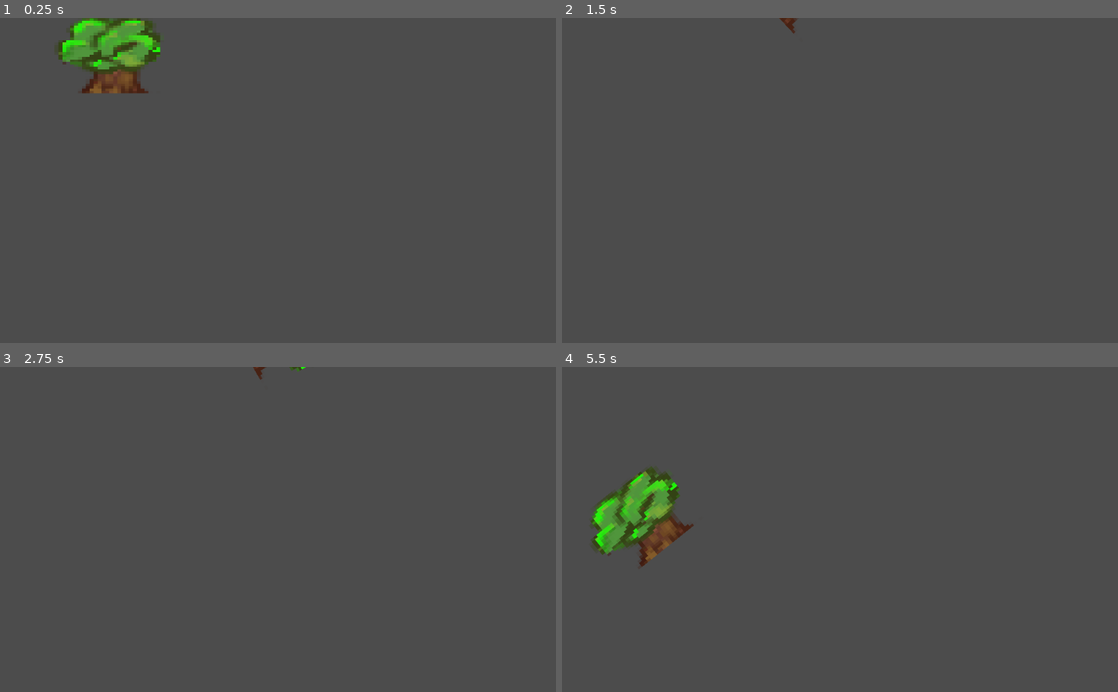
Above: before the commit, frames 1-4 (two rows, left to right).
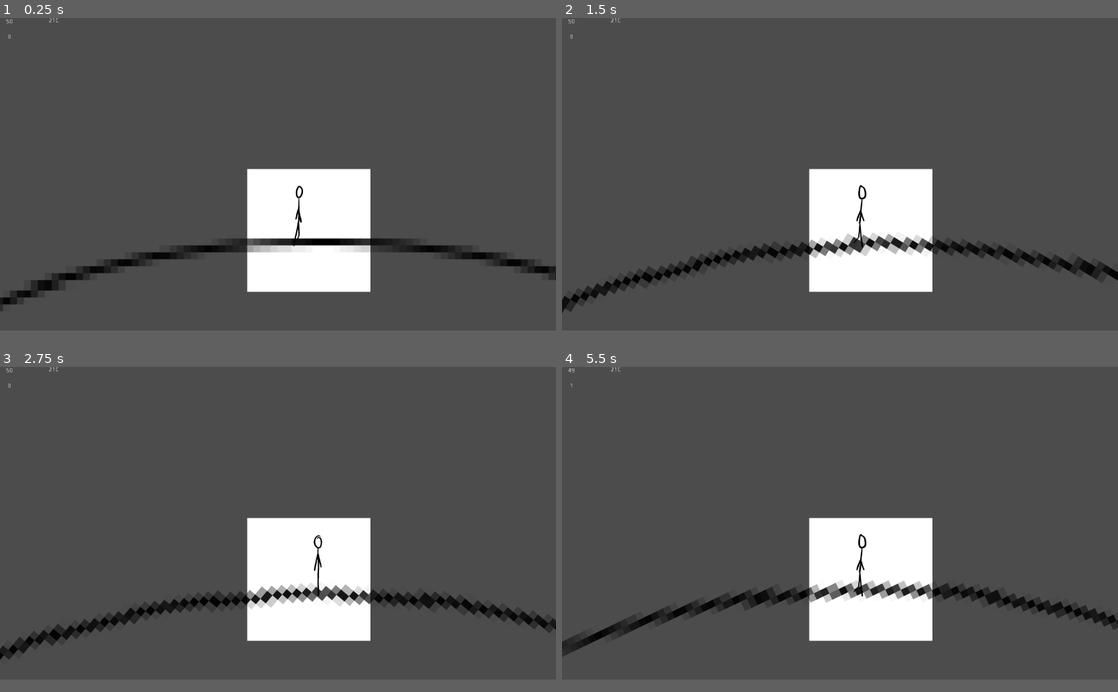
Above: after the commit, the same moments.

Repository: GoksuBay/GGJ
Game: Godot game, scene res://Node2D.tscn
The game is run twice, just before and just after one commit, with the same random seed, the same clock (stepped at 60 frames per second) and the same inputs.
Inputs:
- Up to frame 1 (0.25 s): no input
- Up to frame 2 (1.5 s): tap Enter at 0.5 s; hold Right (ui_right) 0.53-1.28 s; tap Space (ui_select) at 0.6, 0.77, 1.07, 1.35 s; hold Left (ui_left) from 1.28 s (still down)
- Up to frame 3 (2.75 s): tap Space (ui_select) at 1.52, 1.82, 2.1 s; release Left (ui_left) at 2.03 s; hold Right (ui_right) from 2.03 s (still down)
- Up to frame 4 (5.5 s): tap Space (ui_select) at 2.85, 3.02, 3.32, 3.6, 3.77, 4.07, 4.35, 4.52, 4.82, 5.1 s; release Right (ui_right) at 3.53 s; hold Left (ui_left) from 3.53 s (still down)
In our replay, the window is 800x468 before the commit and 800x450 after it. These sizes can differ from the game's own. Grey fills any space a smaller window leaves; there, only what the larger window draws over its background counts as a difference.

The runs differ from the first frame. In frame 1, 14% of the frame differs, in the area x 0-100%, y 0-91%; in frame 2, 11%; in frame 3, 11%; in frame 4, 14%.

Commit message:
asdsada

Diff:
--- a/TestGGJ/Earth.gd
+++ b/TestGGJ/Earth.gd
@@ -1,28 +1,31 @@
 extends KinematicBody2D
 
 export (int) var speed = 200
-export (float) var rotation_speed = 1.5
+export (float) var rotation_speed = 1
 
 var velocity = Vector2()
 var rotation_dir = 0
 var temperature
 
 func get_input():
-	if get_parent().game_ending(temperature) != true:
+	if get_parent().game_ending() != true:
 		rotation_dir = 0
 		velocity = Vector2()
 		if Input.is_action_pressed('ui_right'):
 			rotation_dir += 1
 		if Input.is_action_pressed('ui_left'):
 			rotation_dir -= 1
-		if Input.is_action_just_pressed("ui_select"):
+		if (Input.is_action_just_pressed("ui_select") && get_parent().canPlant):
 			get_parent().plant()
 	pass
 
 func _physics_process(delta):
 	get_input()
+	get_parent().timer.start()
 	rotation += rotation_dir * rotation_speed * delta
 	velocity = move_and_slide(velocity)
+	get_parent().canPlant = true
+	print(rotation)
 
 func _ready():
 	temperature = get_parent().temperature
--- /dev/null
+++ b/TestGGJ/Game Over.tscn
@@ -0,0 +1,38 @@
+[gd_scene format=2]
+
+[node name="Game Over" type="Popup"]
+margin_left = 166.941
+margin_top = 42.3573
+margin_right = 489.941
+margin_bottom = 277.357
+
+[node name="Panel" type="Panel" parent="."]
+margin_right = 321.0
+margin_bottom = 236.0
+__meta__ = {
+"_edit_use_anchors_": false
+}
+
+[node name="gover" type="RichTextLabel" parent="Panel"]
+margin_right = 323.0
+margin_bottom = 59.0
+text = "GAME OVER"
+
+[node name="damage" type="RichTextLabel" parent="Panel"]
+margin_left = 2.0
+margin_top = 81.0
+margin_right = 174.0
+margin_bottom = 121.0
+text = "Azaltııilan Hasar Yüzdesi:"
+__meta__ = {
+"_edit_use_anchors_": false
+}
+
+[node name="num" type="RichTextLabel" parent="Panel"]
+margin_left = 162.494
+margin_top = 66.5451
+margin_right = 202.494
+margin_bottom = 106.545
+__meta__ = {
+"_edit_use_anchors_": false
+}
--- a/TestGGJ/KinematicBody2D.gd
+++ b/TestGGJ/KinematicBody2D.gd
@@ -1,26 +1,27 @@
 extends KinematicBody2D
 
 var motion = Vector2()
-
+var earthrot
 
 
 # Called when the node enters the scene tree for the first time.
 func _ready():
+
 	pass # Replace with function body.
 
 
 func _physics_process(delta):
-	if Input.is_action_pressed("ui_right"):
-		motion.x = 100;
-		$AnimatedSprite.flip_h = false
-		$AnimatedSprite.play("k_sag")
-	elif Input.is_action_pressed("ui_left"):
-		motion.x=-100
-		$AnimatedSprite.flip_h = true
-		$AnimatedSprite.play("k_sag")
+	earthrot = get_parent().get_node("Earth").rotation
+	print("earth:" , earthrot)
+	if earthrot < -0.89 && earthrot > -2.78:
+		$AnimatedSprite.play("default")
+		pass
 	else:
-		motion.x=0
-		$AnimatedSprite.play("sabit")
-
-	move_and_slide(motion)
-	pass
+		if Input.is_action_pressed("ui_right"):
+				$AnimatedSprite.flip_h = true
+				$AnimatedSprite.play("kosma")
+		elif Input.is_action_pressed("ui_left"):
+			$AnimatedSprite.flip_h = false
+			$AnimatedSprite.play("kosma")
+		else:
+			$AnimatedSprite.play("default")
--- a/TestGGJ/Node2D.gd
+++ b/TestGGJ/Node2D.gd
@@ -8,6 +8,12 @@
 var s = 0
 var m = 0
 var division = numofPeople
+var canPlant = true
+var timer = null
+var plantedSeeds = 0
+var time
+var temp_s = 0
+
 
 # Declare member variables here. Examples:
 # var a = 2
@@ -20,34 +26,58 @@
 	temperature = 21
 	numofTrees = 50
 	numofSeeds = 0
+	timer = Timer.new()
+	timer.set_wait_time(2)
+	timer.set_one_shot(true)
+	timer.connect("timeout" , self , "timeout_plant")
+	add_child(timer)
 	pass # Replace with function body.
 
+
+
 func temp_event(numofPeople):
-	if numofPeople > 100:
-		temperature = 26
-	if numofPeople > 500:
-		temperature = 33
-	if numofPeople > 1000:
-		temperature = 40
-	if numofPeople > 2000:
-		temperature = 46
-	if numofPeople > 5000:
-		temperature = 52
-	if numofPeople > 10000:
+	if numofTrees < 40:
+		temperature = 26-(plantedSeeds/10)
+	if numofTrees < 30:
+		temperature = 33-(plantedSeeds/10)
+	if numofTrees < 25:
+		temperature = 40-(plantedSeeds/10)
+	if numofTrees < 20:
+		temperature = 46-(plantedSeeds/10)
+	if numofTrees < 15:
+		temperature = 52-(plantedSeeds/10)
+	if numofTrees < 5:
 		temperature = 63
 		pass
 
 func _physics_process(delta):
-	print(numofSeeds)
+	print(numofTrees , " " , canPlant)
 	timer()
-	if game_ending(temperature) != true:
+	time = s
+	if game_ending() != true:
 		during_game()
-	if s*numofPeople > 10000 :
+	if temp_s*numofPeople/10 > 10000 :
 		warm()
-		s = 0
+		temp_s = 0
+	timer.start()
+
+	var TreeLabel = get_node("Trees")
+	TreeLabel.text = str(numofTrees)
+
+	var SeedLabel = get_node("Seeds")
+	SeedLabel.text = str(numofSeeds)
+
+	var TemperatureLabel = get_node("Temperature")
+	TemperatureLabel.text = str(temperature , "C")
 	pass
 
-func game_ending(temperature):
+	if game_ending():
+		get_node("Game Over").visible = true
+		var DamageLabel = get_node("Game Over").get_node("Panel/num")
+		DamageLabel.text = str("%" , 100* plantedSeeds/(s/10) )
+		pass
+
+func game_ending():
 	if temperature == 63:
 		return true
 	return false
@@ -65,12 +95,21 @@
 
 func timer():
 	ms += 1
-	if ms > 9:
+	if ms > 59:
 		s += 1
 	if s > 59:
 		m +=1
+	if ms > 9:
+		temp_s += 1
 	pass
 
 func plant():
 	if numofSeeds !=  0:
 		numofSeeds -= 1
+		plantedSeeds += 1
+	pass
+
+
+func timeout_plant():
+	canPlant = true
+	pass
--- a/TestGGJ/Node2D.tscn
+++ b/TestGGJ/Node2D.tscn
@@ -1,26 +1,81 @@
-[gd_scene load_steps=5 format=2]
+[gd_scene load_steps=14 format=2]
 
-[ext_resource path="res://testanim/tree_short1.png" type="Texture" id=1]
+[ext_resource path="res://dunya_cokbuyuk.png" type="Texture" id=1]
 [ext_resource path="res://Earth.gd" type="Script" id=2]
 [ext_resource path="res://Node2D.gd" type="Script" id=3]
+[ext_resource path="res://testanim/2.png" type="Texture" id=4]
+[ext_resource path="res://testanim/3.png" type="Texture" id=5]
+[ext_resource path="res://testanim/5.png" type="Texture" id=6]
+[ext_resource path="res://testanim/4.png" type="Texture" id=7]
+[ext_resource path="res://testanim/1.png" type="Texture" id=8]
+[ext_resource path="res://testanim/6.png" type="Texture" id=9]
+[ext_resource path="res://KinematicBody2D.gd" type="Script" id=10]
+[ext_resource path="res://RichTextLabel.gd" type="Script" id=11]
+[ext_resource path="res://Game Over.tscn" type="PackedScene" id=12]
 
-[sub_resource type="RectangleShape2D" id=1]
-extents = Vector2( 207.631, 198.263 )
+[sub_resource type="SpriteFrames" id=1]
+animations = [ {
+"frames": [ ExtResource( 8 ) ],
+"loop": true,
+"name": "default",
+"speed": 30.0
+}, {
+"frames": [ ExtResource( 8 ), ExtResource( 4 ), ExtResource( 5 ), ExtResource( 7 ), ExtResource( 6 ), ExtResource( 9 ) ],
+"loop": true,
+"name": "kosma",
+"speed": 30.0
+} ]
 
 [node name="Node2D" type="Node2D"]
+position = Vector2( 13.5661, 1.50734 )
 script = ExtResource( 3 )
 
+[node name="KinematicBody2D" type="KinematicBody2D" parent="."]
+position = Vector2( 97.3199, 219.051 )
+script = ExtResource( 10 )
+
+[node name="AnimatedSprite" type="AnimatedSprite" parent="KinematicBody2D"]
+position = Vector2( 599.854, 268.984 )
+scale = Vector2( 0.554361, 0.554361 )
+frames = SubResource( 1 )
+animation = "kosma"
+
 [node name="Earth" type="KinematicBody2D" parent="."]
-position = Vector2( 476.316, 259.211 )
+position = Vector2( 713.617, 2554.36 )
 script = ExtResource( 2 )
 
 [node name="Sprite" type="Sprite" parent="Earth"]
-position = Vector2( -383.155, -263.165 )
-scale = Vector2( 0.450743, 0.28009 )
 texture = ExtResource( 1 )
-centered = false
 
-[node name="CollisionShape2D" type="CollisionShape2D" parent="Earth"]
-visible = false
-position = Vector2( 0, -3.05176e-05 )
-shape = SubResource( 1 )
+[node name="Game Over" parent="." instance=ExtResource( 12 )]
+visible = true
+margin_right = 440.0
+margin_bottom = 233.0
+
+[node name="Trees" type="RichTextLabel" parent="."]
+margin_right = 61.0
+margin_bottom = 57.0
+script = ExtResource( 11 )
+__meta__ = {
+"_edit_use_anchors_": false
+}
+
+[node name="Seeds" type="RichTextLabel" parent="."]
+margin_left = 4.01987
+margin_top = 35.0609
+margin_right = 65.0199
+margin_bottom = 92.0609
+script = ExtResource( 11 )
+__meta__ = {
+"_edit_use_anchors_": false
+}
+
+[node name="Temperature" type="RichTextLabel" parent="."]
+margin_left = 98.4211
+margin_top = -2.08057
+margin_right = 159.421
+margin_bottom = 54.9194
+script = ExtResource( 11 )
+__meta__ = {
+"_edit_use_anchors_": false
+}
--- /dev/null
+++ b/TestGGJ/RichTextLabel.gd
@@ -0,0 +1,16 @@
+extends RichTextLabel
+
+
+# Declare member variables here. Examples:
+# var a = 2
+# var b = "text"
+
+
+# Called when the node enters the scene tree for the first time.
+func _ready():
+	pass # Replace with function body.
+
+
+# Called every frame. 'delta' is the elapsed time since the previous frame.
+#func _process(delta):
+#	pass
--- a/TestGGJ/project.godot
+++ b/TestGGJ/project.godot
@@ -19,6 +19,11 @@
 run/main_scene="res://Node2D.tscn"
 config/icon="res://icon.png"
 
+[display]
+
+window/size/width=1280
+window/size/height=720
+
 [rendering]
 
 environment/default_environment="res://default_env.tres"
Not shown, added: TestGGJ/dunya_cokbuyuk.png.import
Not shown, added: TestGGJ/dunya_gocaman.png.import
Not shown, added: TestGGJ/dunya_test.png.import
Not shown, added: TestGGJ/dunya_test2.png.import
Not shown, added: TestGGJ/dunya_test3.PNG.import
